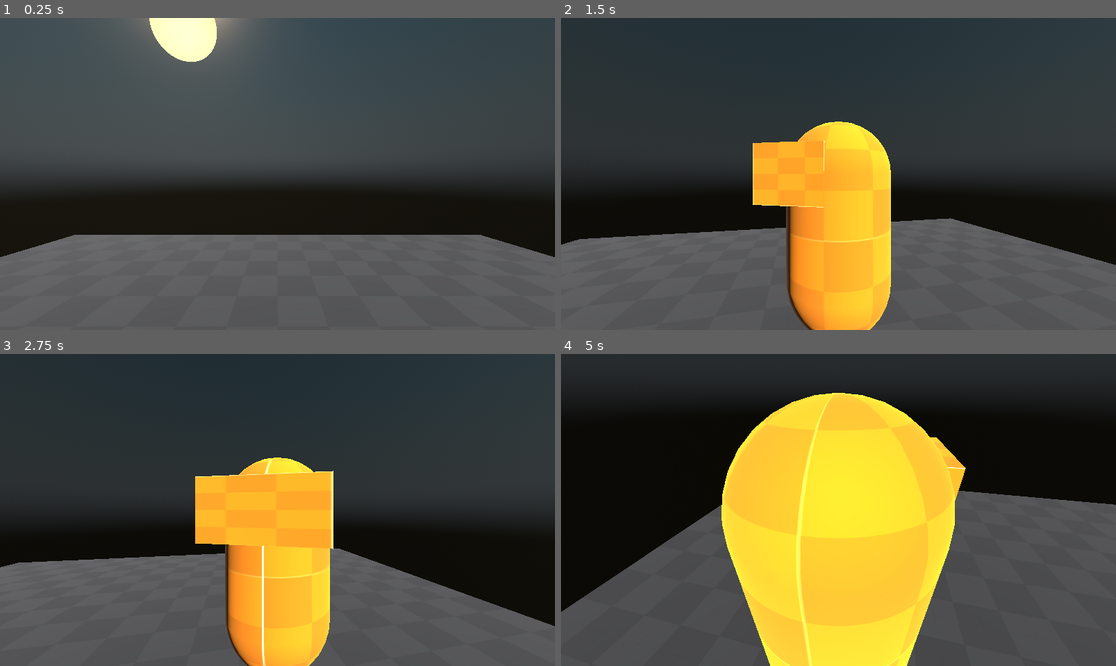
Above: before the commit, frames 1-4 (two rows, left to right).
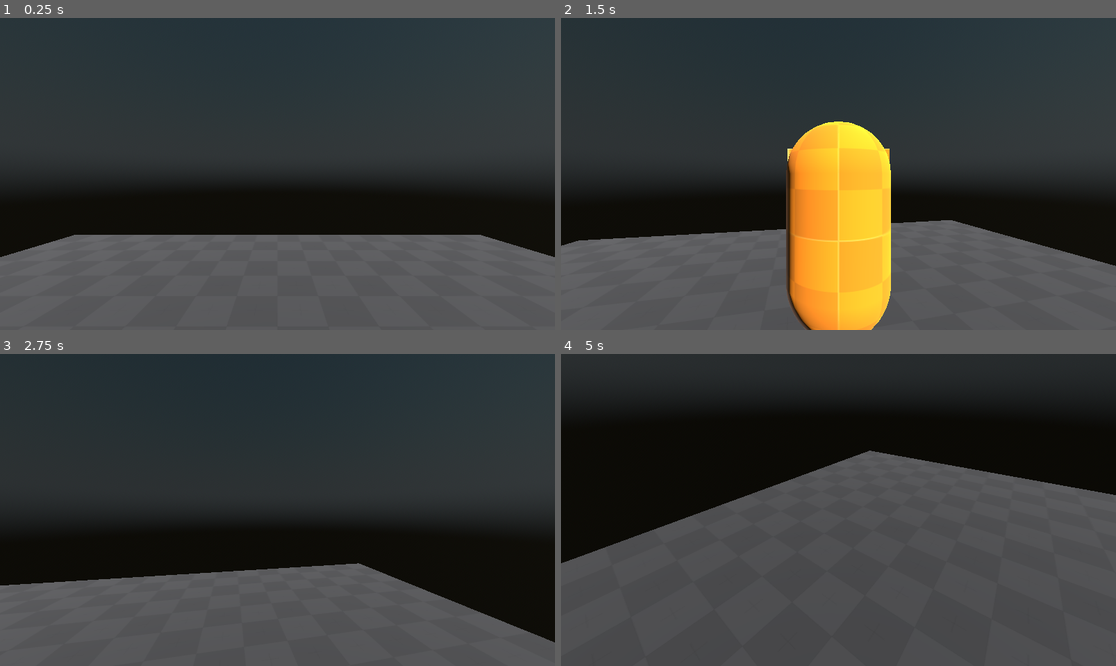
Above: after the commit, the same moments.

Repository: FroggLeo/driving-game
Game: Godot game, scene res://world.tscn
Same seed, same stepped clock (60 frames per second), same inputs: the game is played once before the commit and once after it.
Inputs (mouse positions are in pixels of both pictures, inside the frame that each line leads up to):
- Up to frame 1 (0.25 s): no input
- Up to frame 2 (1.5 s): tap Enter at 0.5 s; move the mouse to (866, 174) at 0.52 s; hold W (move_forward) 0.53-1.28 s; hold Mouse wheel up (zoom_in) 0.53-1.28 s; tap Space (jump) at 0.77 s; tap Mouse wheel down (zoom_out) at 0.8, 1.35 s; move the mouse to (727, 189) at 1.27 s; hold S (move_back) from 1.28 s (still down)
- Up to frame 3 (2.75 s): tap Space (jump) at 1.52 s; tap Mouse wheel up (zoom_in) at 1.55 s; move the mouse to (333, 441) at 2.02 s; release S (move_back) at 2.03 s; hold D (move_right) from 2.03 s (still down); hold Right mouse button (move_camera) from 2.03 s (still down); tap Mouse wheel down (zoom_out) at 2.3 s
- Up to frame 4 (5 s): move the mouse to (832, 516) at 2.77 s; release D (move_right) at 2.78 s; release Right mouse button (move_camera) at 2.78 s; hold W (move_forward) 2.78-3.53 s; tap Mouse wheel up (zoom_in) at 2.85, 4.55 s; tap Space (jump) at 3.02, 3.77, 4.52 s; move the mouse to (1005, 556) at 3.52 s; hold Mouse wheel down (zoom_out) 3.53-4.28 s; hold A (move_left) from 3.53 s (still down); move the mouse to (672, 463) at 4.27 s; tap Alt at 4.35 s

The runs differ from the first frame. In frame 1, 20% of the frame differs, in the area x 0-55%, y 0-46%; in frame 2, 2.6%; in frame 3, 17%; in frame 4, 34%, in the area x 0-100%, y 12-100%.

Commit message:
feat: link 1st and 3rd person rotations

Diff:
--- a/godot_project/player/player.gd
+++ b/godot_project/player/player.gd
@@ -1,6 +1,6 @@
 extends CharacterBody3D
 
-var first_person: bool
+var first_person: bool = false
 
 # Called when the node enters the scene tree for the first time.
 func _ready():
@@ -11,7 +11,7 @@
 
 func _unhandled_input(event):
 
-	first_person = %third_person_spring.spring_length == 0
+	first_person = %third_person_spring.spring_length <= 0
 
 	# release mouse on cancel event
 	if event.is_action_pressed("ui_cancel"):
@@ -42,11 +42,17 @@
 		if event.is_action_pressed("zoom_out"):
 			%third_person_spring.spring_length = Global.zoom_inc
 			#%third_person_spring.set = Vector3(45, 45, 45)
+			%third_person_spring.rotation = %first_person_cam.rotation
 			$third_person_spring/third_person_cam.make_current()
 			Input.set_mouse_mode(Input.MOUSE_MODE_VISIBLE)
-		elif event.is_action_pressed("zoom_in"):
+	elif %third_person_spring.spring_length == Global.zoom_inc:
+		if event.is_action_pressed("zoom_in"):
+			rotation.y = %third_person_spring.global_transform.basis.get_euler().y
+			%first_person_cam.rotation.x = %third_person_spring.rotation.x
+			%first_person_cam.rotation.z = %third_person_spring.rotation.z
 			%first_person_cam.make_current()
 			Input.set_mouse_mode(Input.MOUSE_MODE_CAPTURED)
+
 
 # Called every frame. 'delta' is the elapsed time since the previous frame.
 # Don't use for tick events, will break game if framerate is not expected
@@ -90,9 +96,9 @@
 	velocity.z = direction.z * WALK_SPEED
 
 	# TODO fix this bro
-	if not first_person:
-		var player_rotation = atan2(-direction.x, -direction.z)
-		$Node3D.rotation.y = player_rotation
+	#if not first_person:
+	#	var player_rotation = atan2(-direction.x, -direction.z)
+	#	$Node3D.rotation.y += player_rotation
 
 	# jumping code
 	if not is_on_floor():
--- a/godot_project/player/player.tscn
+++ b/godot_project/player/player.tscn
@@ -36,18 +36,14 @@
 [node name="third_person_cam" type="Camera3D" parent="third_person_spring"]
 transform = Transform3D(1, 0, 0, 0, 1, 0, 0, 0, 1, 8.742278e-08, 0, 1)
 
-[node name="Node3D" type="Node3D" parent="."]
-
-[node name="first_person_cam" type="Camera3D" parent="Node3D"]
+[node name="first_person_cam" type="Camera3D" parent="."]
 unique_name_in_owner = true
 transform = Transform3D(1, 0, 0, 0, 1, 0, 0, 0, 1, 0, 1.5, 0)
 
-[node name="MeshInstance3D" type="MeshInstance3D" parent="Node3D"]
+[node name="MeshInstance3D" type="MeshInstance3D" parent="."]
 transform = Transform3D(1, 0, 0, 0, 1, 0, 0, 0, 1, 0, 1, 0)
 mesh = SubResource("CapsuleMesh_sh265")
-skeleton = NodePath("../..")
 
-[node name="MeshInstance3D2" type="MeshInstance3D" parent="Node3D"]
+[node name="MeshInstance3D2" type="MeshInstance3D" parent="."]
 transform = Transform3D(1, 0, 0, 0, 0.5, 0, 0, 0, 0.6, 0, 1.5, -0.29999998)
 mesh = SubResource("BoxMesh_rkbax")
-skeleton = NodePath("../..")
